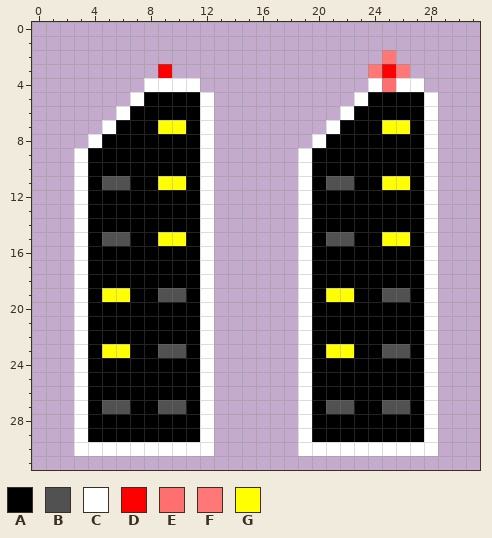
Two states of a pixel-art sprite, apocalypse/core/assets/starsystem/city/Building05.png. The picture above was drawn from the file before the commit.
The file is 32x32 pixels.
Palette (. is transparent): A #000000  B #515151  C #ffffff  D #ff0000  E #ff6f6f  F #ff7777  G #ffff00
Now the later version:
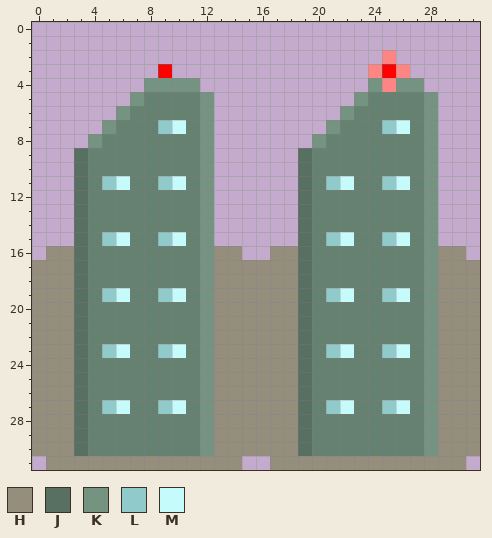
Colours new in this view: H #958e7c  J #577062  K #749380  L #91cacb  M #c6fbfc
Change:
colour A: #000000 -> #658271
colour F: #ff7777 -> #ff8585
y 4: x 8..11 CCCC -> KKKK; x 24..27 CECC -> KFKK
y 5: x 7 C -> K; x 12 C -> K; x 23 C -> K; x 28 C -> K
y 6: x 6 C -> K; x 12 C -> K; x 22 C -> K; x 28 C -> K
y 7: x 5 C -> K; x 9..10 GG -> LM; x 12 C -> K; x 21 C -> K; x 25..26 GG -> LM; x 28 C -> K
y 8: x 4 C -> K; x 12 C -> K; x 20 C -> K; x 28 C -> K
y 9..10: x 3 C -> J; x 12 C -> K; x 19 C -> J; x 28 C -> K
y 11: x 3 C -> J; x 5..6 BB -> LM; x 9..10 GG -> LM; x 12 C -> K; x 19 C -> J; x 21..22 BB -> LM; x 25..26 GG -> LM; x 28 C -> K
y 12..14: x 3 C -> J; x 12 C -> K; x 19 C -> J; x 28 C -> K
y 15: x 3 C -> J; x 5..6 BB -> LM; x 9..10 GG -> LM; x 12 C -> K; x 19 C -> J; x 21..22 BB -> LM; x 25..26 GG -> LM; x 28 C -> K
y 16: x 1..3 ..C -> HHJ; x 12..14 C.. -> KHH; x 17..19 ..C -> HHJ; x 28..30 C.. -> KHH
y 17..18: x 0..3 ...C -> HHHJ; x 12..19 C......C -> KHHHHHHJ; x 28..31 C... -> KHHH
y 19: x 0..3 ...C -> HHHJ; x 5..6 GG -> LM; x 9..10 BB -> LM; x 12..19 C......C -> KHHHHHHJ; x 21..22 GG -> LM; x 25..26 BB -> LM; x 28..31 C... -> KHHH
y 20..22: x 0..3 ...C -> HHHJ; x 12..19 C......C -> KHHHHHHJ; x 28..31 C... -> KHHH
y 23: x 0..3 ...C -> HHHJ; x 5..6 GG -> LM; x 9..10 BB -> LM; x 12..19 C......C -> KHHHHHHJ; x 21..22 GG -> LM; x 25..26 BB -> LM; x 28..31 C... -> KHHH
y 24..26: x 0..3 ...C -> HHHJ; x 12..19 C......C -> KHHHHHHJ; x 28..31 C... -> KHHH
y 27: x 0..3 ...C -> HHHJ; x 5..6 BB -> LM; x 9..10 BB -> LM; x 12..19 C......C -> KHHHHHHJ; x 21..22 BB -> LM; x 25..26 BB -> LM; x 28..31 C... -> KHHH
y 28..29: x 0..3 ...C -> HHHJ; x 12..19 C......C -> KHHHHHHJ; x 28..31 C... -> KHHH
y 30: x 0..31 ...CCCCCCCCCC......CCCCCCCCCC... -> HHHJAAAAAAAAKHHHHHHJAAAAAAAAKHHH
y 31: x 1..14 .............. -> HHHHHHHHHHHHHH; x 17..30 .............. -> HHHHHHHHHHHHHH
Boxes around the changes in both pictures, in picture pixels (x1, y1, x2, y2):
changed: (32, 50, 480, 470)
